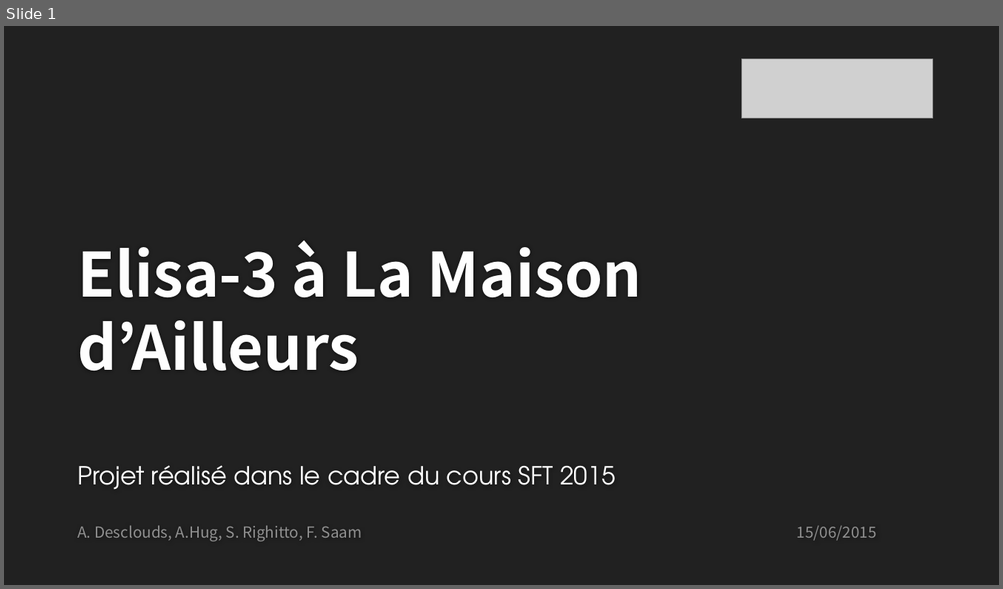
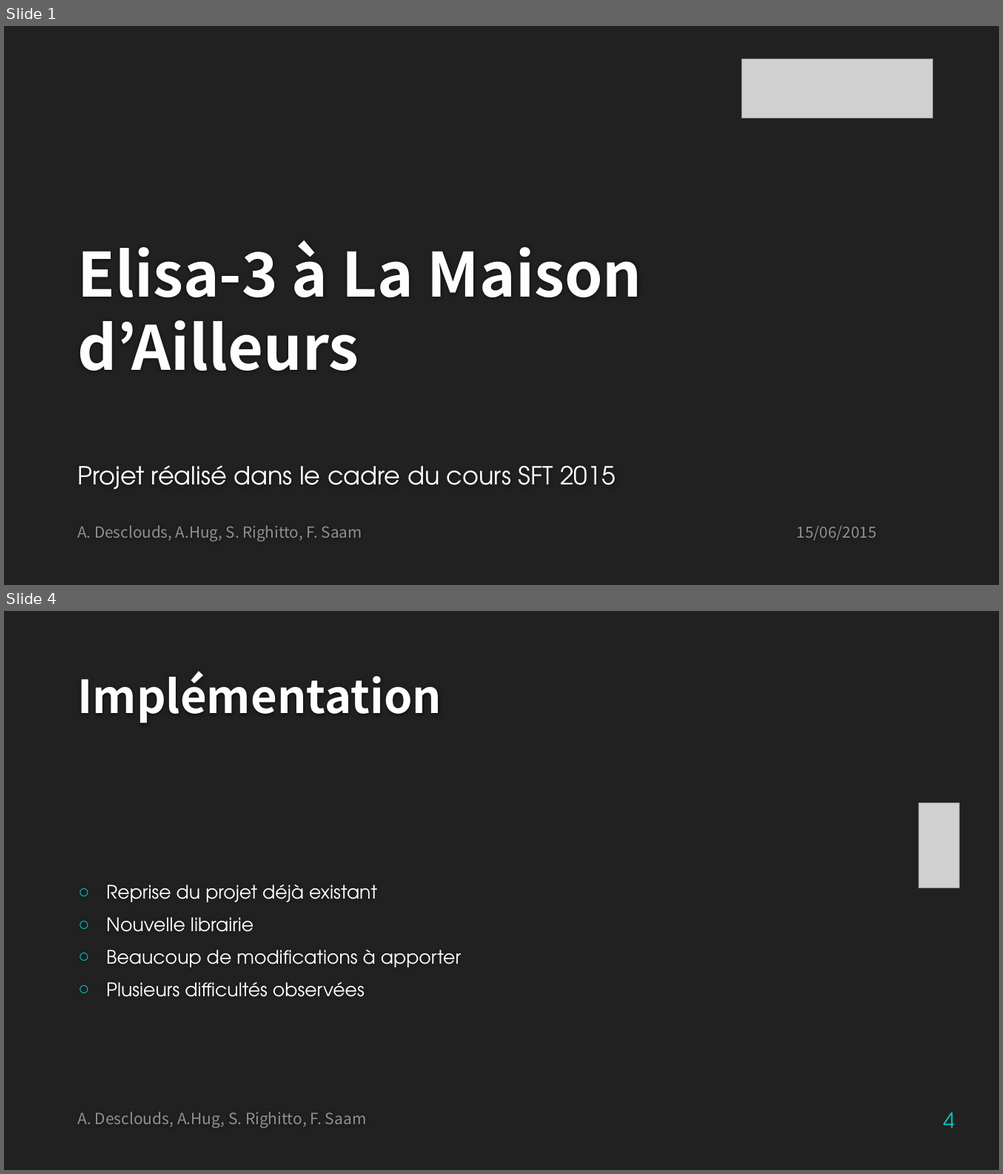
Before and after one commit to SimoneRighitto/SFT15_Elisa, a slide deck: Elisa-3_presentation.pptx. Shown one above the other, each under a label of ours: slide 1 before the commit, slides 1 and 4 after it; the slides between them are not shown. The pictures are 1003x589 and 1003x1174 pixels, drawn with LibreOffice and Linux fonts; fonts in the diff are those of the drawing; grey boxes stand for pictures; background and template pictures are left out. Boxes give left, top, right and bottom in pixels: in the first picture for what was removed or moved away, otherwise in the second. Text is boxed around its words. In the diff, an @@ line names an element or a change of style, - is before the commit and + after.

```diff
--- a/Elisa-3_presentation.pptx
+++ b/Elisa-3_presentation.pptx
@@ slide 4 added at (4,611,999,1170), background #212121 @@
@@ title added at (77,671,441,723), 44 pt, text #FEFEFE, bold @@
+Implémentation
@@ picture added at (919,803,960,888) @@
@@ text added at (106,885,461,997), 18 pt, text #FFFFFF @@
+○ Reprise du projet déjà existant
+○ Nouvelle librairie
+○ Beaucoup de modifications à apporter
+○ Plusieurs difficultés observées
@@ text added at (77,1112,367,1128), 15 pt, text #909090 @@
+A. Desclouds, A.Hug, S. Righitto, F. Saam
@@ page number added at (943,1113,955,1128), 20 pt, text #00C6BB @@
+4
```
Also in this commit, not shown: 1 slide changed, 12 other slides added.
